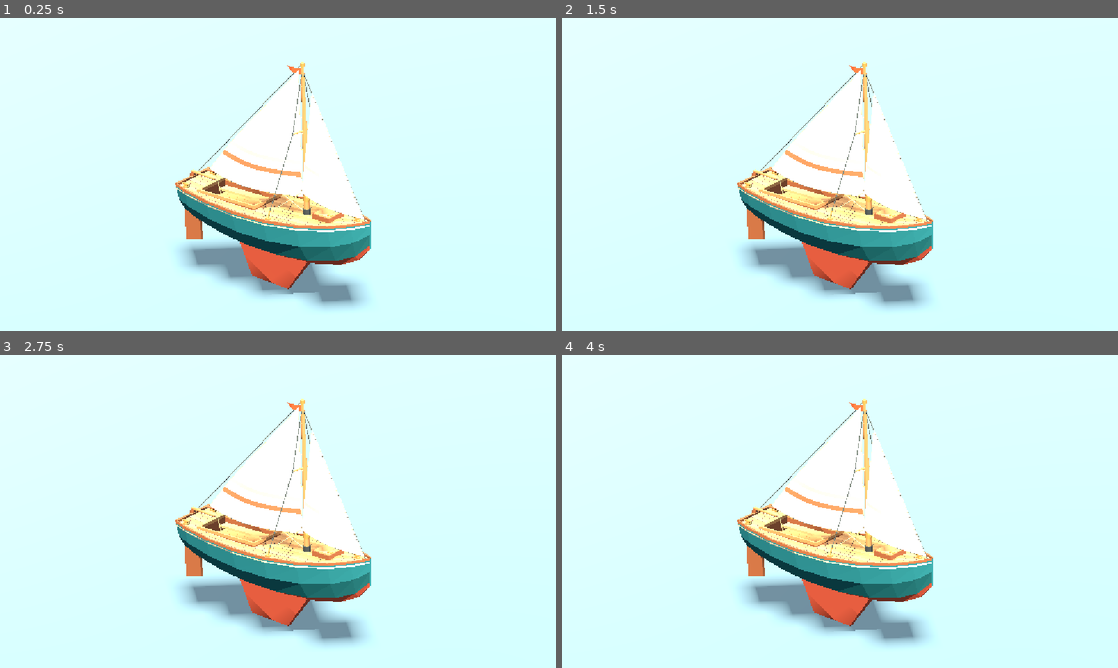
Above: before the commit, frames 1-4 (two rows, left to right).
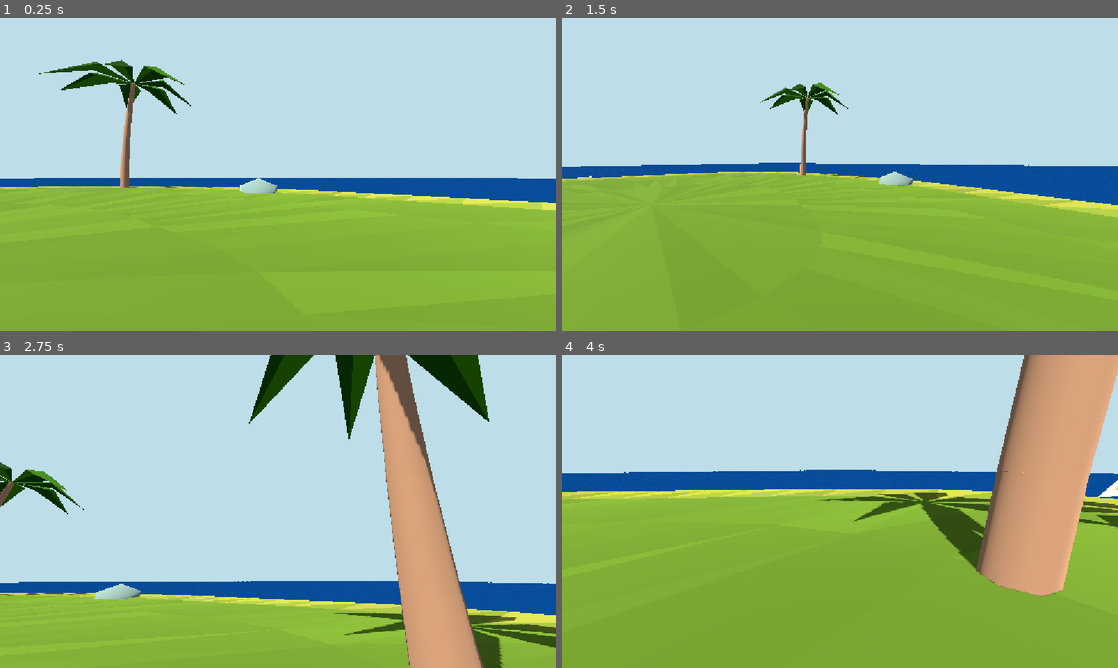
Above: after the commit, the same moments.

Repository: HAYE158/how-to-fish
Game: Godot game, scene res://assets/水/测试场地.tscn
The game is run twice, just before and just after one commit, with the same random seed, the same clock (stepped at 60 frames per second) and the same inputs. Before the commit the project starts from res://assets/船/帆船/sailboat_preview.tscn.
Inputs (mouse positions are in pixels of both pictures, inside the frame that each line leads up to):
- Up to frame 1 (0.25 s): no input
- Up to frame 2 (1.5 s): tap Enter at 0.5 s; move the mouse to (962, 158) at 0.52 s; hold D (move_right, bound only after the commit) 0.53-1.28 s; hold Shift (sprint, bound only after the commit) 0.53-1.28 s; click (962, 158) at 0.67 s; tap Space (jump, bound only after the commit) at 0.77, 1.07 s; tap V (toggle_view, bound only after the commit) at 0.8, 1.35 s; move the mouse to (728, 190) at 1.27 s; hold S (move_back, bound only after the commit) from 1.28 s (still down); click (728, 190) at 1.42 s
- Up to frame 3 (2.75 s): tap Space (jump, bound only after the commit) at 1.52, 1.55, 1.82, 2.1 s; move the mouse to (333, 442) at 2.02 s; release S (move_back, bound only after the commit) at 2.03 s; hold D (move_right, bound only after the commit) from 2.03 s (still down); hold Shift (sprint, bound only after the commit) from 2.03 s (still down); click (333, 442) at 2.17 s
- Up to frame 4 (4 s): move the mouse to (812, 574) at 2.77 s; release D (move_right, bound only after the commit) at 2.78 s; release Shift (sprint, bound only after the commit) at 2.78 s; hold W (move_forward, bound only after the commit) 2.78-3.53 s; tap Shift (sprint, bound only after the commit) at 2.85 s; click (812, 574) at 2.92 s; tap Space (jump, bound only after the commit) at 3.02, 3.32, 3.77, 3.8 s; tap V (toggle_view, bound only after the commit) at 3.05 s; move the mouse to (1006, 558) at 3.52 s; hold A (move_left, bound only after the commit) from 3.53 s (still down); hold V (toggle_view, bound only after the commit) from 3.53 s (still down); click (1006, 558) at 3.67 s

The runs differ from the first frame. In frame 1, 100% of the frame differs, in the area x 0-100%, y 0-100%; in frame 2, 100%; in frame 3, 100%; in frame 4, 100%.

Commit message:
feat: 新增测试场地与玩家控制，更新 PRD 至 v0.2.6
- 新增 player.tscn/player.gd：WASD 移动、跳跃、冲刺、视角切换
- 新增 level_setup.gd：地形碰撞补全与玩家落地吸附
- 水面预览场景改为测试场地，主场景指向该场景
- 工程输入映射同步更新
- 新增 design.md 技术设计文档，PRD 更新至 v0.2.6

Diff:
--- /dev/null
+++ b/assets/水/level_setup.gd
@@ -0,0 +1,48 @@
+extends Node
+
+## 测试场地专用：
+## 1. 地形没有碰撞时补一个 trimesh（编辑器里已经加过就跳过）
+## 2. 用向下射线把玩家吸附到地表，避免出生点高度被父节点 5 倍缩放坑到
+
+@export var terrain_path: NodePath = ^"../IslandAndSeabed/CoastalTerrain"
+@export var player_path: NodePath = ^"../Player"
+
+
+func _ready() -> void:
+	var terrain := get_node_or_null(terrain_path) as MeshInstance3D
+	if terrain == null:
+		push_warning("LevelSetup: 找不到地形节点 %s" % terrain_path)
+		return
+
+	var has_collision := false
+	for child in terrain.get_children():
+		if child is StaticBody3D:
+			has_collision = true
+			break
+
+	if not has_collision:
+		if terrain.mesh == null:
+			push_warning("LevelSetup: 地形没有网格，无法生成碰撞。")
+			return
+		terrain.create_trimesh_collision()
+
+	_drop_player_on_ground()
+
+
+func _drop_player_on_ground() -> void:
+	await get_tree().physics_frame
+	var player := get_node_or_null(player_path) as CharacterBody3D
+	if player == null:
+		return
+	var space := player.get_world_3d().direct_space_state
+	var query := PhysicsRayQueryParameters3D.create(
+		player.global_position + Vector3.UP * 40.0,
+		player.global_position + Vector3.DOWN * 80.0
+	)
+	query.exclude = [player.get_rid()]
+	var hit := space.intersect_ray(query)
+	if hit.is_empty():
+		push_warning("LevelSetup: 玩家下方没有地面，出生点可能需要调整。")
+		return
+	player.global_position = (hit["position"] as Vector3) + Vector3.UP * 0.2
+	player.velocity = Vector3.ZERO
--- a/assets/水/coastal_water_preview.tscn
+++ b/assets/水/测试场地.tscn
@@ -4,8 +4,10 @@
 [ext_resource type="Shader" uid="uid://baik6eut0bjpr" path="res://assets/水/coastal_water.gdshader" id="2_ui2og"]
 [ext_resource type="PackedScene" path="res://assets/船/帆船/single_mast_sailboat.tscn" id="3_h7qk4"]
 [ext_resource type="PackedScene" path="res://assets/冲浪板/surfboard.tscn" id="4_o6pst"]
-
-[sub_resource type="Image" id="Image_grxgc"]
+[ext_resource type="PackedScene" path="res://assets/角色/player.tscn" id="5_player"]
+[ext_resource type="Script" uid="uid://dkr84vblhwr0s" path="res://assets/水/level_setup.gd" id="6_setup"]
+
+[sub_resource type="Image" id="Image_01e5q"]
 data = {
 "data": PackedByteArray("AAAAAAAAAAAAAAAAAAAAAAAAAAAAAAAAAAAAAAAAAAAAAAAAAAAAAAAAAAAAAAAAAAAAAAAAAAAAAAAAAAAAAAAAAAAAAA …(49061 unchanged characters)…
 "format": "Lum8",
@@ -612,5 +614,10 @@
 [node name="Camera" type="Camera3D" parent="." unique_id=918377496]
 transform = Transform3D(0.9705349, -0.14137894, 0.19512534, 0, 0.8097818, 0.5867311, -0.24096037, -0.569443, 0.7859216, 3.9, 21, 29)
 projection = 1
-current = true
 size = 31.25
+
+[node name="LevelSetup" type="Node" parent="." unique_id=1964204955]
+script = ExtResource("6_setup")
+
+[node name="Player" parent="." unique_id=1282536659 instance=ExtResource("5_player")]
+transform = Transform3D(1, 0, 0, 0, 1, 0, 0, 0, 1, 2, 3.2981791, 0)
--- /dev/null
+++ b/assets/角色/player.gd
@@ -0,0 +1,143 @@
+class_name Player
+extends CharacterBody3D
+
+## 徒步玩家控制器。一套相机骨架同时驱动两种视角：
+## - 第一人称：弹簧臂长度归零，head 骨骼缩放到 0.001（只藏头，身体和手还看得见）
+## - 第三人称：弹簧臂拉长并自动避让地形，角色整体可见，身体朝移动方向转
+## 移动方向始终相对相机水平朝向，所以两种视角手感一致。
+
+signal view_changed(first_person: bool)
+
+const HEAD_BONE_NAME := &"head"
+const HEAD_HIDDEN_SCALE := Vector3.ONE * 0.001
+
+@export_group("移动")
+@export var walk_speed: float = 2.6
+@export var sprint_speed: float = 5.2
+@export var acceleration: float = 14.0
+@export var jump_velocity: float = 4.6
+
+@export_group("视角")
+@export var first_person: bool = true
+@export_range(0.0005, 0.01, 0.0001) var mouse_sensitivity: float = 0.0022
+@export_range(-89.0, -1.0, 1.0) var pitch_min_degrees: float = -85.0
+@export_range(1.0, 89.0, 1.0) var pitch_max_degrees: float = 85.0
+@export var eye_height: float = 1.58
+@export var third_person_distance: float = 3.2
+
+@export_group("角色模型")
+## 第三人称下如果角色是背对前进方向，把这个改成 180。
+@export_range(-180.0, 180.0, 1.0) var avatar_yaw_offset: float = 0.0
+
+@onready var avatar: DockhandAvatar = $Avatar
+@onready var camera_rig: Node3D = $CameraRig
+@onready var pitch_pivot: Node3D = $CameraRig/PitchPivot
+@onready var spring_arm: SpringArm3D = $CameraRig/PitchPivot/SpringArm3D
+@onready var camera: Camera3D = $CameraRig/PitchPivot/SpringArm3D/Camera3D
+
+var _gravity: float = 9.8
+var _head_bone: int = -1
+var _playing_action: StringName = &""
+
+
+func _ready() -> void:
+	_gravity = float(ProjectSettings.get_setting("physics/3d/default_gravity", 9.8))
+	_head_bone = avatar.skeleton.find_bone(HEAD_BONE_NAME)
+	if _head_bone == -1:
+		push_warning("Player: 骨架里找不到 head 骨骼，第一人称无法隐藏头部。")
+	camera.current = true
+	Input.mouse_mode = Input.MOUSE_MODE_CAPTURED
+	apply_view_mode()
+
+
+func _unhandled_input(event: InputEvent) -> void:
+	if event is InputEventMouseMotion:
+		if Input.mouse_mode == Input.MOUSE_MODE_CAPTURED:
+			var motion := event as InputEventMouseMotion
+			camera_rig.rotate_y(-motion.relative.x * mouse_sensitivity)
+			var pitch := pitch_pivot.rotation.x - motion.relative.y * mouse_sensitivity
+			pitch_pivot.rotation.x = clampf(
+				pitch,
+				deg_to_rad(pitch_min_degrees),
+				deg_to_rad(pitch_max_degrees)
+			)
+		return
+
+	if event.is_action_pressed(&"toggle_view"):
+		first_person = not first_person
+		apply_view_mode()
+		return
+
+	if event.is_action_pressed(&"ui_cancel"):
+		Input.mouse_mode = Input.MOUSE_MODE_VISIBLE
+		return
+
+	if event is InputEventMouseButton and (event as InputEventMouseButton).pressed:
+		if Input.mouse_mode != Input.MOUSE_MODE_CAPTURED:
+			Input.mouse_mode = Input.MOUSE_MODE_CAPTURED
+
+
+func _physics_process(delta: float) -> void:
+	if not is_on_floor():
+		velocity.y -= _gravity * delta
+
+	if Input.is_action_just_pressed(&"jump") and is_on_floor():
+		velocity.y = jump_velocity
+
+	var input_dir := Input.get_vector(&"move_left", &"move_right", &"move_forward", &"move_back")
+	var yaw_basis := camera_rig.global_transform.basis
+	var direction := yaw_basis.x * input_dir.x + yaw_basis.z * input_dir.y
+	direction.y = 0.0
+	if direction.length_squared() > 0.0001:
+		direction = direction.normalized()
+
+	var speed := sprint_speed if Input.is_action_pressed(&"sprint") else walk_speed
+	var blend := clampf(acceleration * delta, 0.0, 1.0)
+	velocity.x = lerpf(velocity.x, direction.x * speed, blend)
+	velocity.z = lerpf(velocity.z, direction.z * speed, blend)
+
+	move_and_slide()
+
+	var planar_speed := Vector2(velocity.x, velocity.z).length()
+	_update_locomotion_animation(planar_speed)
+	_update_avatar_facing(direction, delta)
+
+
+## 切换第一人称/第三人称。外部也可以直接改 first_person 再调用这个。
+func apply_view_mode() -> void:
+	spring_arm.spring_length = 0.0 if first_person else third_person_distance
+	spring_arm.position = Vector3.ZERO
+	camera_rig.position.y = eye_height
+	_set_head_hidden(first_person)
+	view_changed.emit(first_person)
+
+
+func _set_head_hidden(hidden: bool) -> void:
+	if _head_bone == -1:
+		return
+	if hidden:
+		avatar.skeleton.set_bone_pose_scale(_head_bone, HEAD_HIDDEN_SCALE)
+	else:
+		avatar.skeleton.set_bone_pose_scale(_head_bone, avatar.head_shape * avatar.head_scale)
+
+
+func _update_locomotion_animation(planar_speed: float) -> void:
+	var target: StringName = &"walk" if planar_speed > 0.15 else &"idle"
+	if target != _playing_action:
+		if not avatar.play_action(target):
+			return
+		_playing_action = target
+	avatar.animations.speed_scale = 1.0
+	if target == &"walk":
+		avatar.animations.speed_scale = clampf(planar_speed / walk_speed, 0.6, 1.8)
+
+
+func _update_avatar_facing(direction: Vector3, delta: float) -> void:
+	var target_yaw: float
+	if first_person:
+		target_yaw = camera_rig.rotation.y
+	elif direction.length_squared() > 0.0001:
+		target_yaw = atan2(direction.x, direction.z) + deg_to_rad(avatar_yaw_offset)
+	else:
+		return
+	avatar.rotation.y = lerp_angle(avatar.rotation.y, target_yaw, clampf(delta * 25.0, 0.0, 1.0))
--- /dev/null
+++ b/assets/角色/player.tscn
@@ -0,0 +1,38 @@
+[gd_scene load_steps=4 format=3]
+
+[ext_resource type="Script" path="res://assets/角色/player.gd" id="1_player"]
+[ext_resource type="PackedScene" path="res://assets/角色/dockhand.tscn" id="2_avatar"]
+
+[sub_resource type="CapsuleShape3D" id="CapsuleShape3D_body"]
+radius = 0.3
+height = 1.8
+
+[sub_resource type="SphereShape3D" id="SphereShape3D_arm"]
+radius = 0.25
+
+[node name="Player" type="CharacterBody3D"]
+collision_layer = 2
+collision_mask = 1
+script = ExtResource("1_player")
+
+[node name="Collision" type="CollisionShape3D" parent="."]
+transform = Transform3D(1, 0, 0, 0, 1, 0, 0, 0, 1, 0, 0.9, 0)
+shape = SubResource("CapsuleShape3D_body")
+
+[node name="Avatar" parent="." instance=ExtResource("2_avatar")]
+
+[node name="CameraRig" type="Node3D" parent="."]
+transform = Transform3D(1, 0, 0, 0, 1, 0, 0, 0, 1, 0, 1.58, 0)
+
+[node name="PitchPivot" type="Node3D" parent="CameraRig"]
+
+[node name="SpringArm3D" type="SpringArm3D" parent="CameraRig/PitchPivot"]
+spring_length = 3.2
+margin = 0.2
+shape = SubResource("SphereShape3D_arm")
+
+[node name="Camera3D" type="Camera3D" parent="CameraRig/PitchPivot/SpringArm3D"]
+current = true
+fov = 75.0
+near = 0.05
+far = 500.0
--- a/project.godot
+++ b/project.godot
@@ -11,7 +11,7 @@
 [application]
 
 config/name="how_to_ship"
-run/main_scene="res://assets/船/帆船/sailboat_preview.tscn"
+run/main_scene="uid://cpa5iruca4qkv"
 config/features=PackedStringArray("4.7", "Forward Plus")
 config/icon="res://icon.svg"
 
@@ -20,6 +20,44 @@
 window/stretch/mode="canvas_items"
 window/stretch/aspect="expand"
 
+[input]
+
+move_forward={
+"deadzone": 0.2,
+"events": [Object(InputEventKey,"resource_local_to_scene":false,"resource_name":"","device":-1,"window_id":0,"alt_pressed":false,"shift_pressed":false,"ctrl_pressed":false,"meta_pressed":false,"pressed":false,"keycode":0,"physical_keycode":87,"key_label":0,"unicode":0,"location":0,"echo":false,"script":null)
+]
+}
+move_back={
+"deadzone": 0.2,
+"events": [Object(InputEventKey,"resource_local_to_scene":false,"resource_name":"","device":-1,"window_id":0,"alt_pressed":false,"shift_pressed":false,"ctrl_pressed":false,"meta_pressed":false,"pressed":false,"keycode":0,"physical_keycode":83,"key_label":0,"unicode":0,"location":0,"echo":false,"script":null)
+]
+}
+move_left={
+"deadzone": 0.2,
+"events": [Object(InputEventKey,"resource_local_to_scene":false,"resource_name":"","device":-1,"window_id":0,"alt_pressed":false,"shift_pressed":false,"ctrl_pressed":false,"meta_pressed":false,"pressed":false,"keycode":0,"physical_keycode":65,"key_label":0,"unicode":0,"location":0,"echo":false,"script":null)
+]
+}
+move_right={
+"deadzone": 0.2,
+"events": [Object(InputEventKey,"resource_local_to_scene":false,"resource_name":"","device":-1,"window_id":0,"alt_pressed":false,"shift_pressed":false,"ctrl_pressed":false,"meta_pressed":false,"pressed":false,"keycode":0,"physical_keycode":68,"key_label":0,"unicode":0,"location":0,"echo":false,"script":null)
+]
+}
+jump={
+"deadzone": 0.2,
+"events": [Object(InputEventKey,"resource_local_to_scene":false,"resource_name":"","device":-1,"window_id":0,"alt_pressed":false,"shift_pressed":false,"ctrl_pressed":false,"meta_pressed":false,"pressed":false,"keycode":0,"physical_keycode":32,"key_label":0,"unicode":0,"location":0,"echo":false,"script":null)
+]
+}
+sprint={
+"deadzone": 0.2,
+"events": [Object(InputEventKey,"resource_local_to_scene":false,"resource_name":"","device":-1,"window_id":0,"alt_pressed":false,"shift_pressed":false,"ctrl_pressed":false,"meta_pressed":false,"pressed":false,"keycode":0,"physical_keycode":4194325,"key_label":0,"unicode":0,"location":0,"echo":false,"script":null)
+]
+}
+toggle_view={
+"deadzone": 0.2,
+"events": [Object(InputEventKey,"resource_local_to_scene":false,"resource_name":"","device":-1,"window_id":0,"alt_pressed":false,"shift_pressed":false,"ctrl_pressed":false,"meta_pressed":false,"pressed":false,"keycode":0,"physical_keycode":86,"key_label":0,"unicode":0,"location":0,"echo":false,"script":null)
+]
+}
+
 [physics]
 
 3d/physics_engine="Jolt Physics"
Not shown, added: assets/水/level_setup.gd.uid
Not shown: 1 places in assets/水/测试场地.tscn that only renumber resources
Not shown, added: assets/角色/player.gd.uid
Not shown, changed: PRD.md
Not shown, added: design.md
